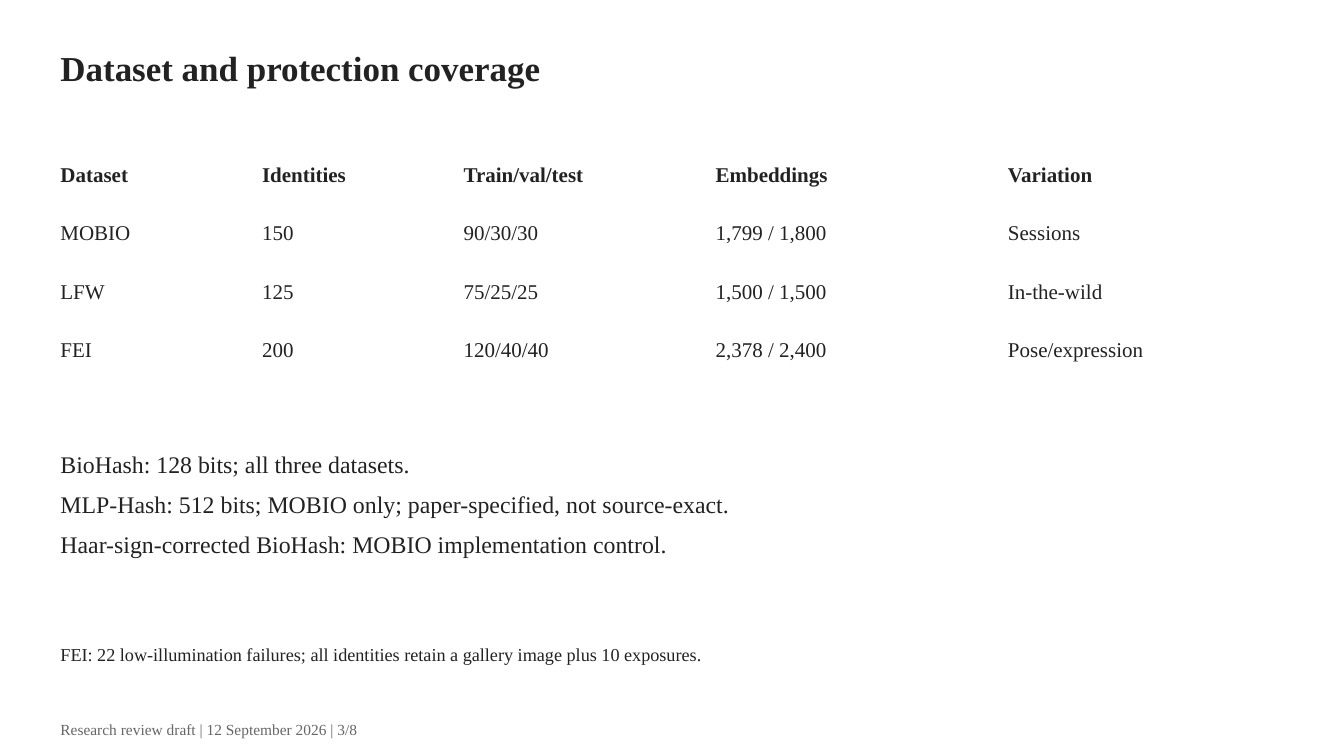
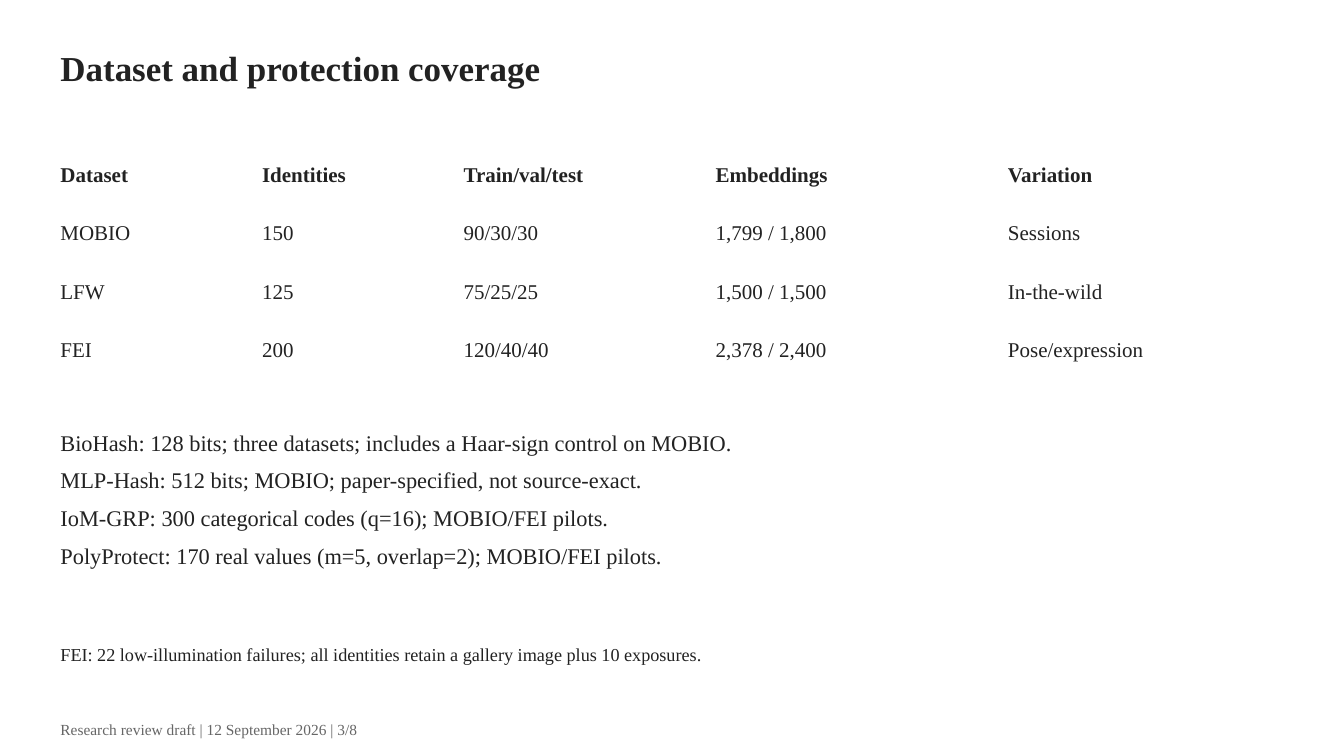
Before and after one commit to gigioneggiando/biometric-template-leakage, a slide deck: slide 3 of reports/slides/research_review.pptx. Drawn at 1344x756 pixels with LibreOffice and Linux fonts; fonts in the diff are those of the drawing. Boxes give left, top, right and bottom in pixels: in the first picture for what was removed or moved away, otherwise in the second. Text is boxed around its words. In the diff, an @@ line names an element or a change of style, - is before the commit and + after.

Commit message:
Report approved scheme pilots and refresh research evidence package

```diff
--- a/reports/slides/research_review.pptx
+++ b/reports/slides/research_review.pptx
@@ text at box(60, 435, 731, 569): text changed; size 17 to 16 pt @@
-BioHash: 128 bits; all three datasets.
-MLP-Hash: 512 bits; MOBIO only; paper-specified, not source-exact.
-Haar-sign-corrected BioHash: MOBIO implementation control.
+BioHash: 128 bits; three datasets; includes a Haar-sign control on MOBIO.
+MLP-Hash: 512 bits; MOBIO; paper-specified, not source-exact.
+IoM-GRP: 300 categorical codes (q=16); MOBIO/FEI pilots.
+PolyProtect: 170 real values (m=5, overlap=2); MOBIO/FEI pilots.
```
Also in this commit, not shown: 3 other slides changed, 1 slide added, 1 slide removed, 45 other files.
